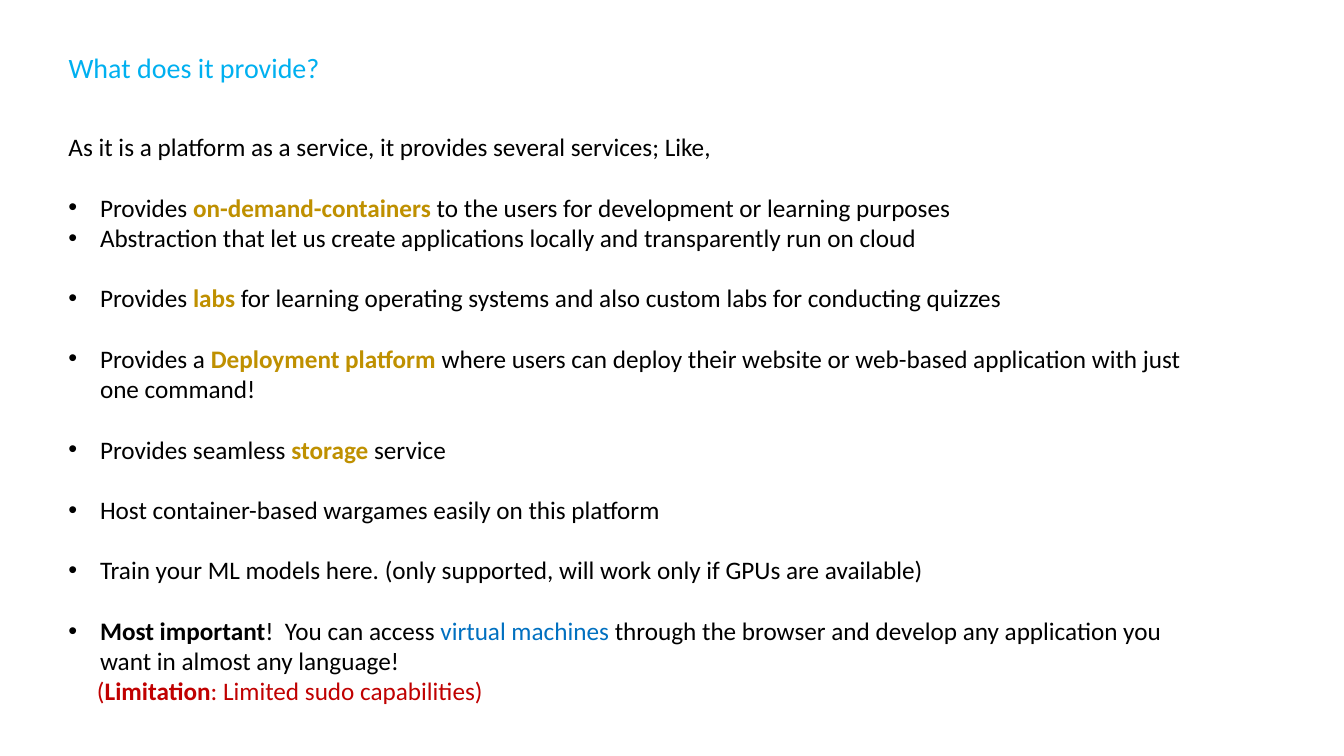
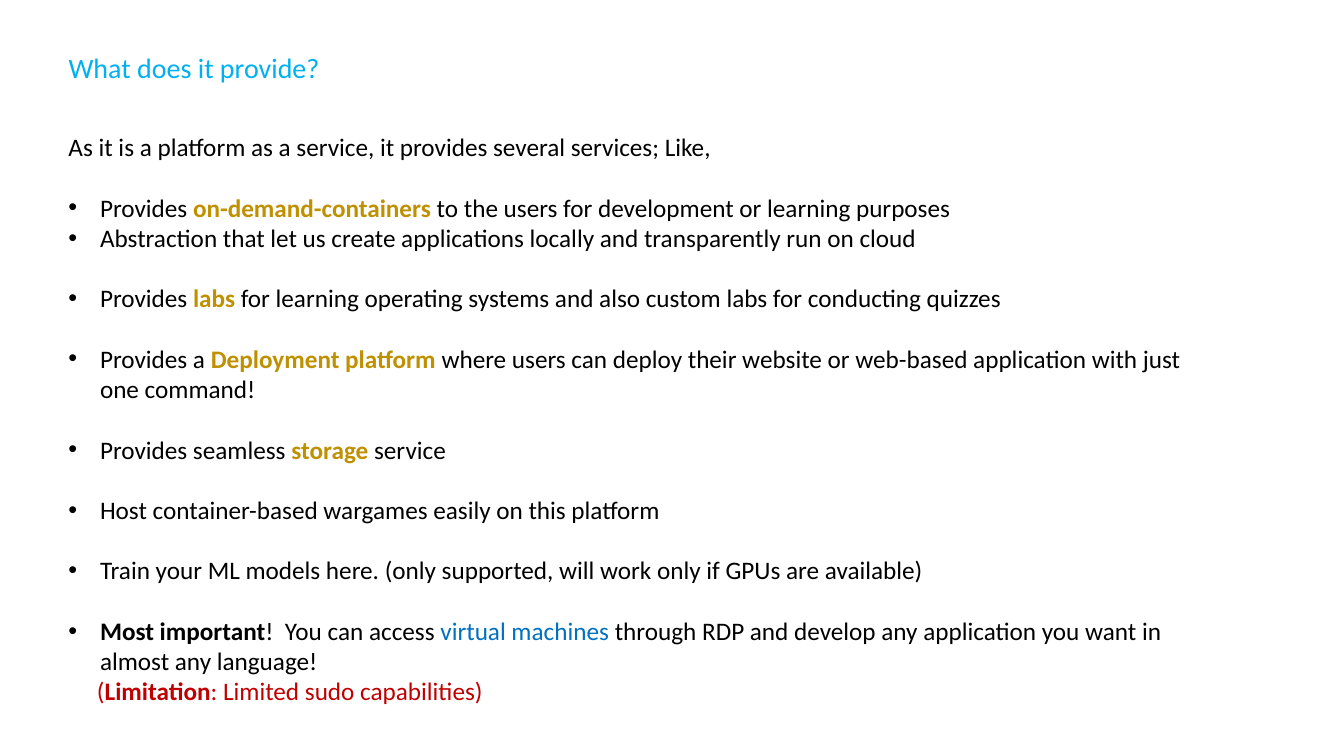
Before and after one commit to VaradBelwalkar/Scalable-Platform-as-a-Service, a slide deck: slide 2 of reference.pptx. Drawn at 1344x756 pixels with LibreOffice and Linux fonts; fonts in the diff are those of the drawing. Boxes give left, top, right and bottom in pixels: in the first picture for what was removed or moved away, otherwise in the second. Text is boxed around its words. In the diff, an @@ line names an element or a change of style, - is before the commit and + after.

```diff
--- a/reference.pptx
+++ b/reference.pptx
@@ text at [100,622,1161,675]: text changed @@
-• Most important! You can access virtual machines through the browser and develop any application you want in almost any language!
+• Most important! You can access virtual machines through RDP and develop any application you want in almost any language!
```
Also in this commit, not shown: 2 other slides changed, 5 other files.
